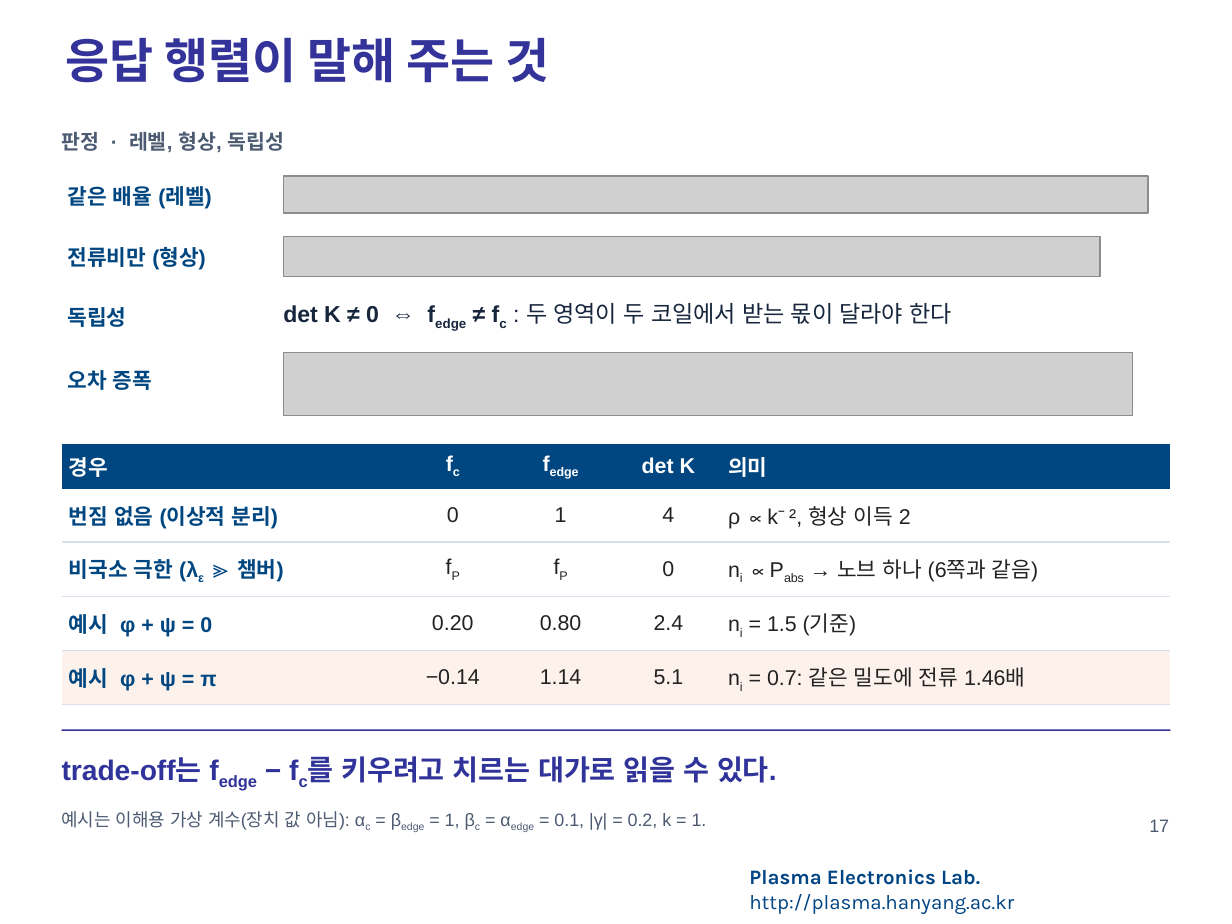
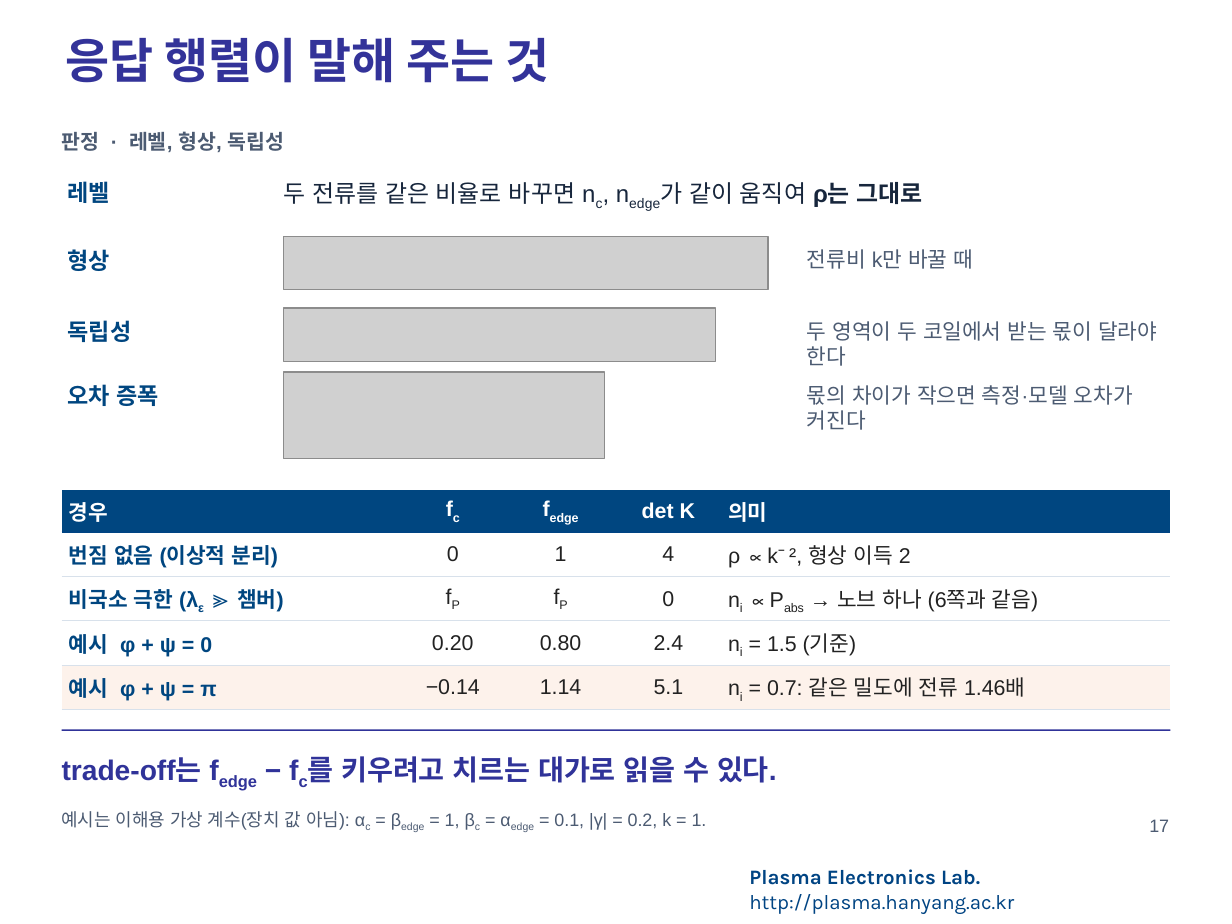
Before and after one commit to garlicjam-pyo/plasma, a slide deck: slide 17 of presentations/1차발표_재구성판.pptx. Drawn at 1232x924 pixels with LibreOffice and Linux fonts; fonts in the diff are those of the drawing; grey boxes stand for pictures; background and template pictures are left out. Boxes give left, top, right and bottom in pixels: in the first picture for what was removed or moved away, otherwise in the second. Text is boxed around its words. In the diff, an @@ line names an element or a change of style, - is before the commit and + after.

```diff
--- a/presentations/1차발표_재구성판.pptx
+++ b/presentations/1차발표_재구성판.pptx
@@ picture removed at (x1=283, y1=176, x2=1148, y2=213) @@
@@ text at (x1=68, y1=181, x2=110, y2=203): text changed; size 12.5 to 13.5 pt @@
-같은 배율 (레벨)
+레벨
@@ text added at (x1=283, y1=182, x2=923, y2=207), 14 pt, text #17263C @@
+두 전류를 같은 비율로 바꾸면 nc, nedge가 같이 움직여 ρ는 그대로
@@ picture resized from (x1=283, y1=237, x2=1100, y2=276) to (x1=283, y1=237, x2=768, y2=290) @@
@@ text at (x1=68, y1=249, x2=110, y2=271): text changed; size 12.5 to 13.5 pt @@
-전류비만 (형상)
+형상
@@ text added at (x1=807, y1=249, x2=973, y2=269), 12.5 pt, text #4C5B72 @@
+전류비 k만 바꿀 때
@@ text "독립성" moved from (x1=68, y1=307, x2=127, y2=327) to (x1=68, y1=320, x2=131, y2=342) @@
@@ text "독립성" at (x1=68, y1=320, x2=131, y2=342): size 12.5 to 13.5 pt @@
@@ picture added at (x1=283, y1=308, x2=716, y2=361) @@
@@ text at (x1=807, y1=321, x2=1157, y2=366): text changed; size 13.5 to 12.5 pt; text colour #17263C to #4C5B72 @@
-det K ≠ 0 ⇔ fedge ≠ fc : 두 영역이 두 코일에서 받는 몫이 달라야 한다
+두 영역이 두 코일에서 받는 몫이 달라야 한다
@@ picture removed at (x1=283, y1=352, x2=1132, y2=415) @@
@@ text "오차 증폭" at (x1=68, y1=384, x2=158, y2=406): size 12.5 to 13.5 pt @@
@@ text "오차 증폭" moved from (x1=68, y1=370, x2=152, y2=390) to (x1=68, y1=384, x2=158, y2=406) @@
@@ picture added at (x1=283, y1=372, x2=604, y2=458) @@
@@ text added at (x1=807, y1=385, x2=1133, y2=430), 12.5 pt, text #4C5B72 @@
+몫의 차이가 작으면 측정·모델 오차가 커진다
@@ table resized from (x1=62, y1=444, x2=1170, y2=705) to (x1=62, y1=490, x2=1170, y2=710) @@
```
Also in this commit, not shown: 18 other slides changed, 5 slides added, 21 other files.
